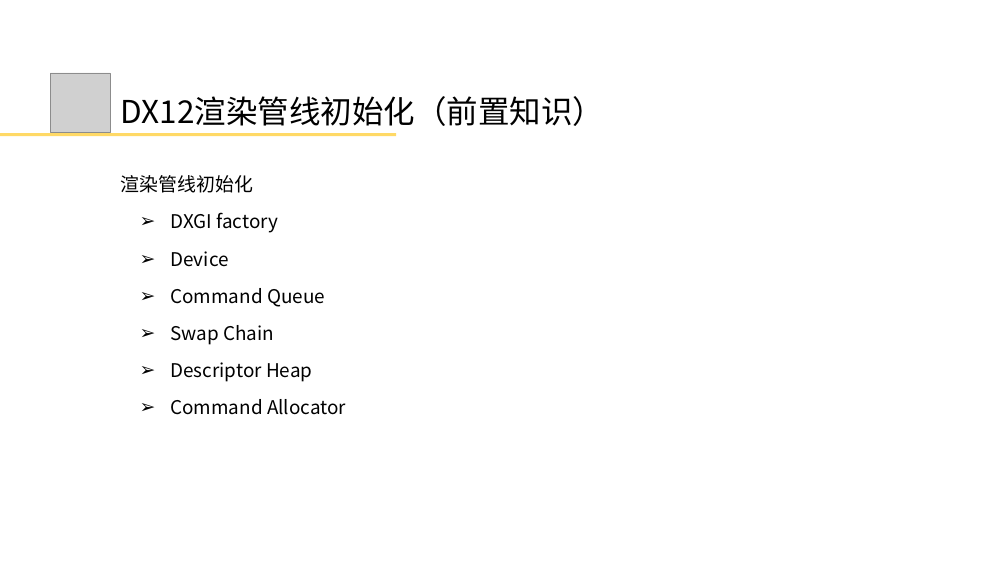
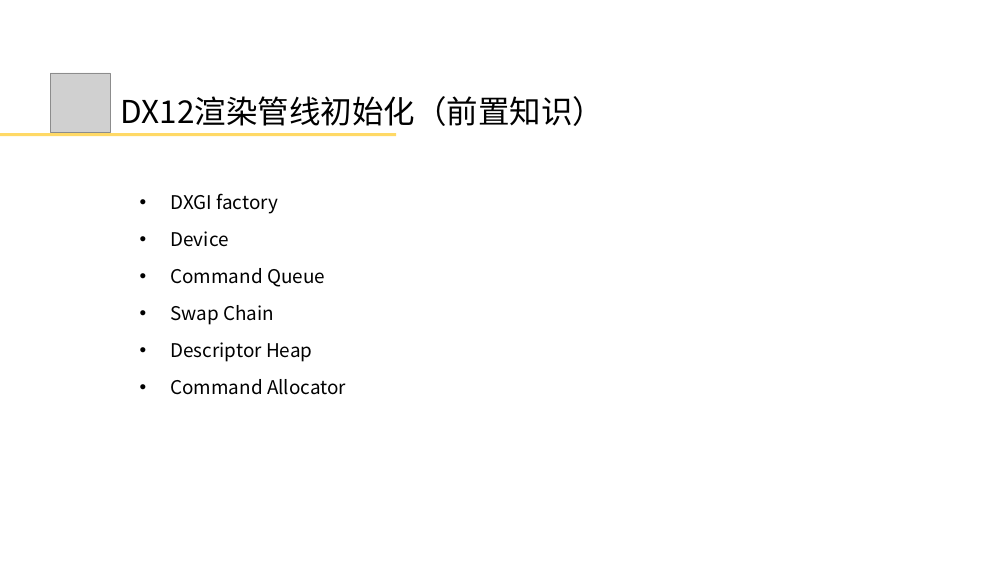
Before and after one commit to doomlover/KSGameEngineTutorials, a slide deck: slide 6 of PPTs/03.深入DX12绘制一.pptx. Drawn at 1008x567 pixels with LibreOffice and Linux fonts; fonts in the diff are those of the drawing; grey boxes stand for pictures. Boxes give left, top, right and bottom in pixels: in the first picture for what was removed or moved away, otherwise in the second. Text is boxed around its words. In the diff, an @@ line names an element or a change of style, - is before the commit and + after.

```diff
--- a/PPTs/03.深入DX12绘制一.pptx
+++ b/PPTs/03.深入DX12绘制一.pptx
@@ text "DXGI factory" moved from (x1=121, y1=175, x2=346, y2=415) to (x1=170, y1=193, x2=346, y2=395) @@
@@ text "DXGI factory" at (x1=170, y1=193, x2=346, y2=395): bullet ➢ to • @@
@@ text at (x1=121, y1=175, x2=253, y2=193): paragraph removed @@
-渲染管线初始化
```
Also in this commit, not shown: 28 other slides changed, 1 slide added.
